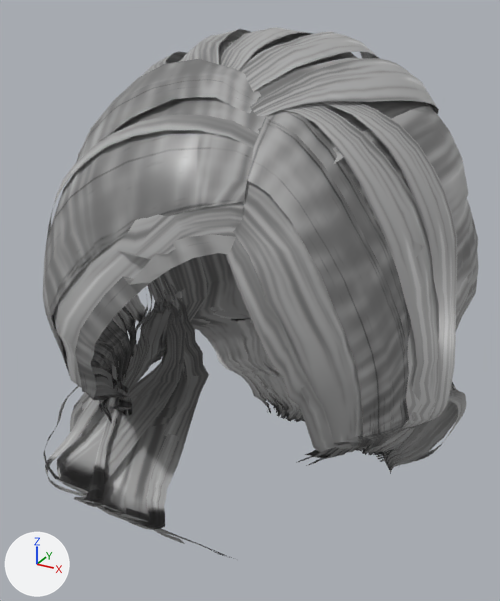
One commit to the glTF model public/models/daz_hair_halfup_princess.glb: the scene before it, then after it.
Both versions are drawn from a 50 mm lens placed at (0.145, -0.283, 0.15), pointed at (-0.019, 0.016, 0.001). Lighting does not change. The marker at lower left points along +X, +Y and +Z. The picture after the commit comes second. Vertices at exactly the same position are counted once.

In view in the first picture: 'daz_hair_halfup_princess'.
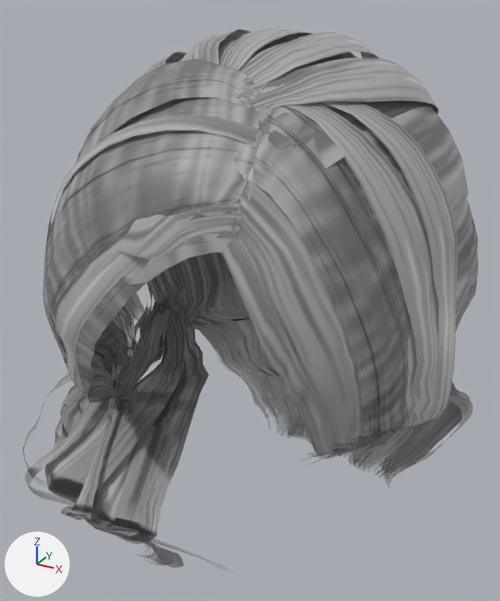
The change in detail:
Material 'daz_hair_halfup_princess_Mat' (mat_daz_hair_halfup_princess_mat_1) is new.
Its texture is img_image_0 (with its transparency).
Its roughness is 0.46.
me_daz_hair_halfup_princess is used by ob_daz_hair_halfup_princess; location (0.0, 0.0, 0.0).
me_daz_hair_halfup_princess had 6739 vertices, 8801 faces and spanned x -0.107..0.096, y -0.106..0.134, z -0.117..0.138.
me_daz_hair_halfup_princess now has 6739 vertices, 8801 faces and spans x -0.121..0.096, y -0.106..0.141, z -0.146..0.138.
me_daz_hair_halfup_princess part 1: 1188 of 6739 vertices moved; they spanned x -0.086..0.091, y 0.051..0.134, z -0.112..-0.026 and now span x -0.087..0.095, y 0.051..0.141, z -0.127..-0.026; mean shift (0.0, 0.002, -0.003); largest move (-0.002, 0.077, -0.112) -> (-0.002, 0.077, -0.127).
me_daz_hair_halfup_princess part 2: 515 of 6739 vertices moved; they spanned x -0.107..0.014, y -0.085..0.027, z -0.117..-0.005 and now span x -0.121..0.014, y -0.09..0.027, z -0.146..-0.006; mean shift (-0.002, -0.003, -0.004); largest move (-0.061, -0.044, -0.117) -> (-0.061, -0.044, -0.146).
me_daz_hair_halfup_princess part 3: 230 of 6739 vertices moved; they spanned x -0.045..0.077, y -0.1..0.009, z -0.026..0.126 and now span x -0.046..0.079, y -0.102..0.009, z -0.027..0.127; mean shift (0.0, -0.001, 0.001); largest move (0.026, -0.085, 0.068) -> (0.028, -0.09, 0.07).
me_daz_hair_halfup_princess part 4: 8801 faces spanning x -0.121..0.096, y -0.106..0.141, z -0.146..0.138 switch from mat_daz_hair_halfup_princess_mat to mat_daz_hair_halfup_princess_mat_1 (picture img_image_0).
Other edits to the shape of me_daz_hair_halfup_princess do not show in these pictures.

Location of each change, [x1, y1, x2, y2] in pixels of the pictures (500 x 601 px; the box of a moved part takes in the faces that stretch with it):
'daz_hair_halfup_princess', reshaped: before [43, 27, 478, 558]; after [23, 27, 478, 568]
part 1 of me_daz_hair_halfup_princess, moved or reshaped: before [203, 333, 466, 474]; after [203, 333, 473, 486]
part 2 of me_daz_hair_halfup_princess, moved or reshaped: before [43, 297, 232, 558]; after [23, 297, 201, 568]
part 3 of me_daz_hair_halfup_princess, moved or reshaped: before [93, 51, 357, 452]; after [93, 51, 365, 457]
part 4 of me_daz_hair_halfup_princess, edited (looks the same): [43, 27, 478, 498] in both
